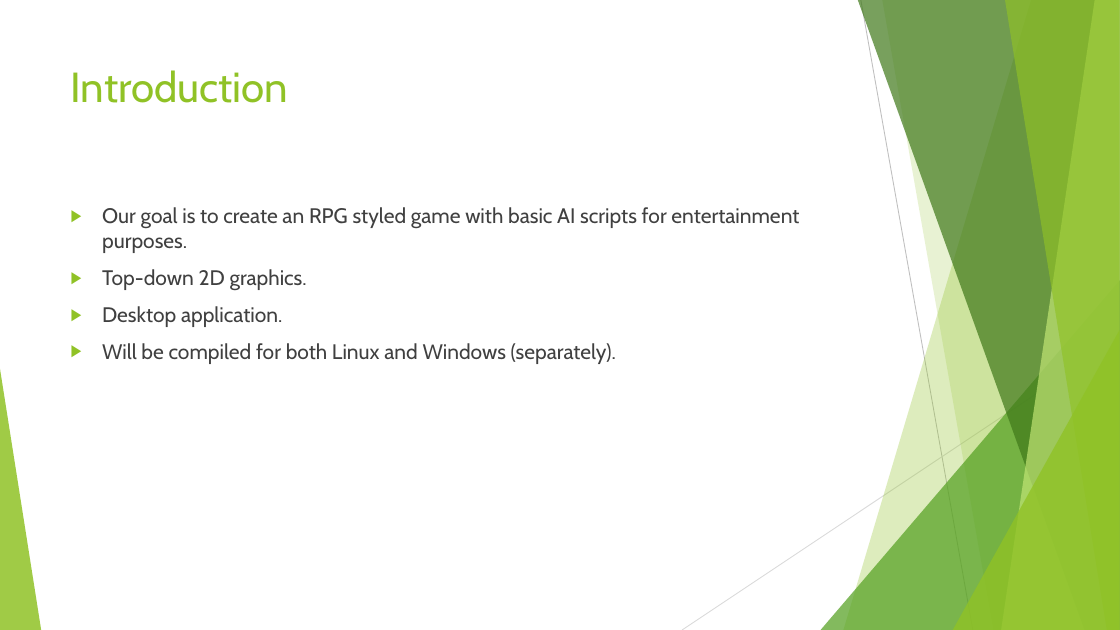
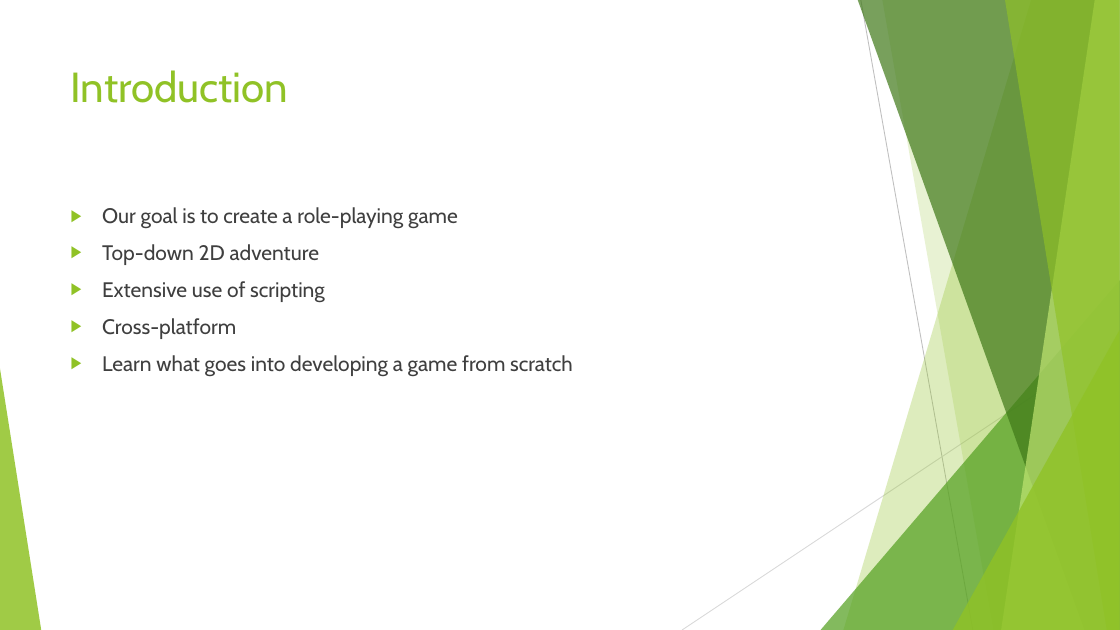
Before and after one commit to hanselrd/bubble-warrior-adventures, a slide deck: slide 2 of powerpoint/Bubble Warrior Adventures.pptx. Drawn at 1120x630 pixels with LibreOffice and Linux fonts; fonts in the diff are those of the drawing. Boxes give left, top, right and bottom in pixels: in the first picture for what was removed or moved away, otherwise in the second. Text is boxed around its words. In the diff, an @@ line names an element or a change of style, - is before the commit and + after.

```diff
--- a/powerpoint/Bubble Warrior Adventures.pptx
+++ b/powerpoint/Bubble Warrior Adventures.pptx
@@ text at bbox=[102, 207, 573, 376]: text changed; text colour #404040 to #3F3F3F @@
-▶ Our goal is to create an RPG styled game with basic AI scripts for entertainment purposes.
-▶ Top-down 2D graphics.
-▶ Desktop application.
-▶ Will be compiled for both Linux and Windows (separately).
+▶ Our goal is to create a role-playing game
+▶ Top-down 2D adventure
+▶ Extensive use of scripting
+▶ Cross-platform
+▶ Learn what goes into developing a game from scratch
```
Also in this commit, not shown: 6 other slides changed.
